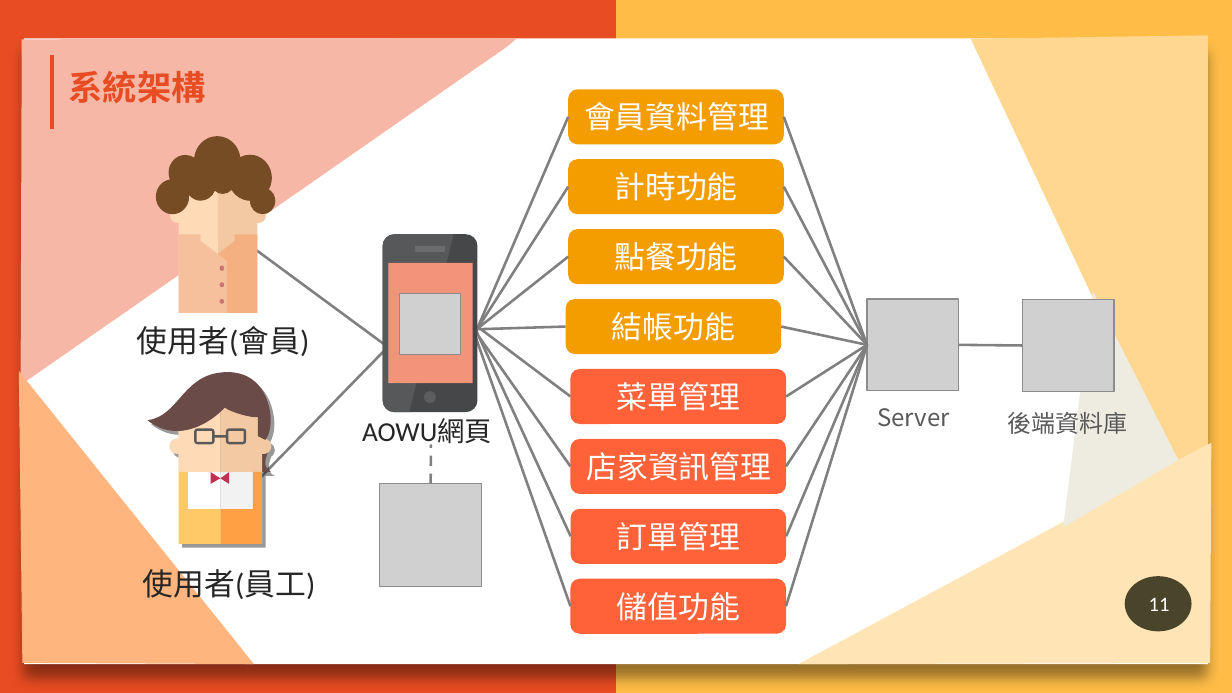
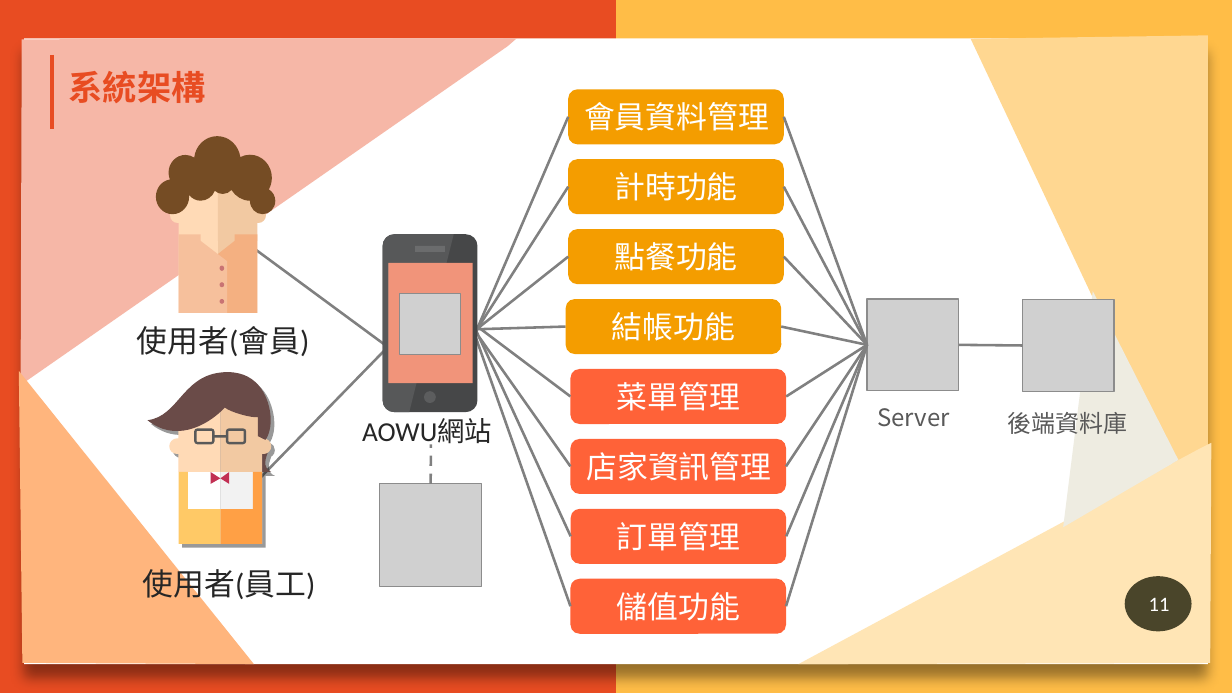
Before and after one commit to N1066442/board-game, a slide deck: slide 11 of 第109408組-AOWU桌遊GO-ppt.pptx. Drawn at 1232x693 pixels with LibreOffice and Linux fonts; fonts in the diff are those of the drawing; grey boxes stand for pictures; background and template pictures are left out. Boxes give left, top, right and bottom in pixels: in the first picture for what was removed or moved away, otherwise in the second. Text is boxed around its words. In the diff, an @@ line names an element or a change of style, - is before the commit and + after.

```diff
--- a/第109408組-AOWU桌遊GO-ppt.pptx
+++ b/第109408組-AOWU桌遊GO-ppt.pptx
@@ text at [362, 419, 492, 448]: text changed @@
-AOWU網頁
+AOWU網站
```
Also in this commit, not shown: 1 other slide changed.
